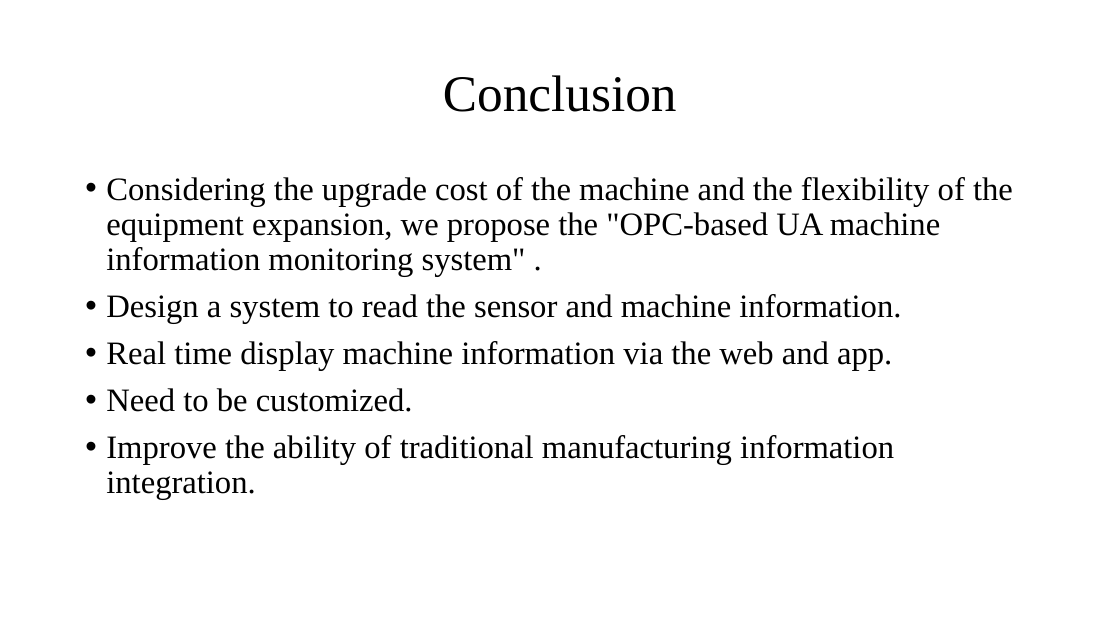
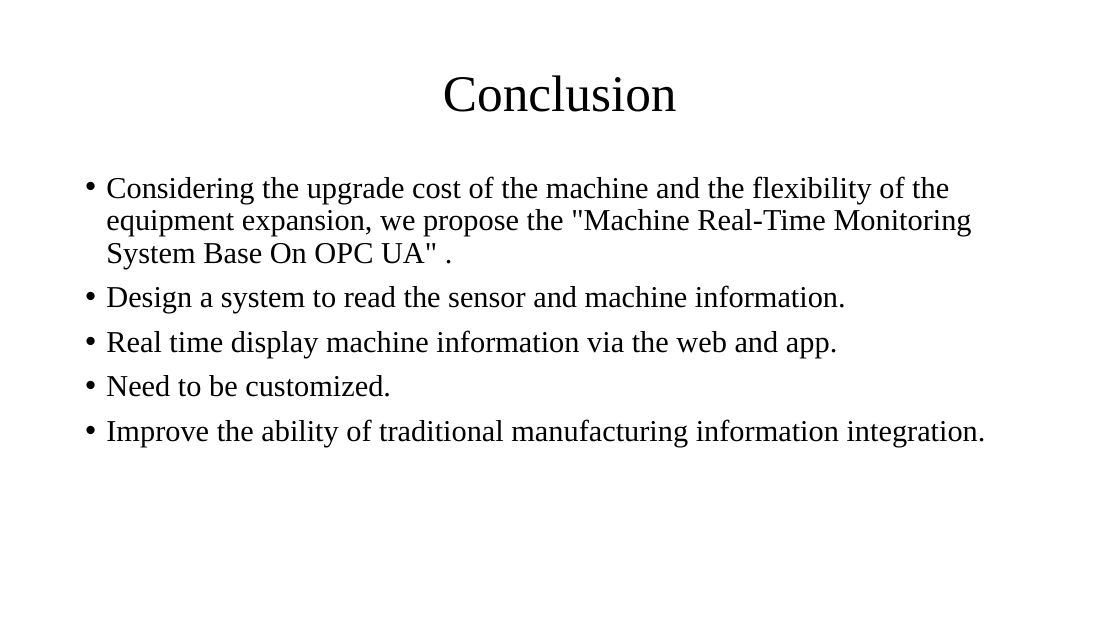
Before and after one commit to hrne/teach_java, a slide deck: slide 10 of 期末報告_英文.pptx. Drawn at 1120x630 pixels with LibreOffice and Linux fonts; fonts in the diff are those of the drawing. Boxes give left, top, right and bottom in pixels: in the first picture for what was removed or moved away, otherwise in the second. Text is boxed around its words. In the diff, an @@ line names an element or a change of style, - is before the commit and + after.

```diff
--- a/期末報告_英文.pptx
+++ b/期末報告_英文.pptx
@@ text at <box>106,176,972,270</box>: text changed; size 28 to 26 pt @@
-• Considering the upgrade cost of the machine and the flexibility of the equipment expansion, we propose the "OPC-based UA machine information monitoring system" .
+• Considering the upgrade cost of the machine and the flexibility of the equipment expansion, we propose the "Machine Real-Time Monitoring System Base On OPC UA" .
@@ text at <box>106,285,986,447</box>: size 28 to 26 pt in "Design a system to read the sensor ...", "Real time display machine information via the ...", "Need to be customized.", "Improve the ability of traditional manufacturing information ..." @@
```
Also in this commit, not shown: 6 other slides changed.
